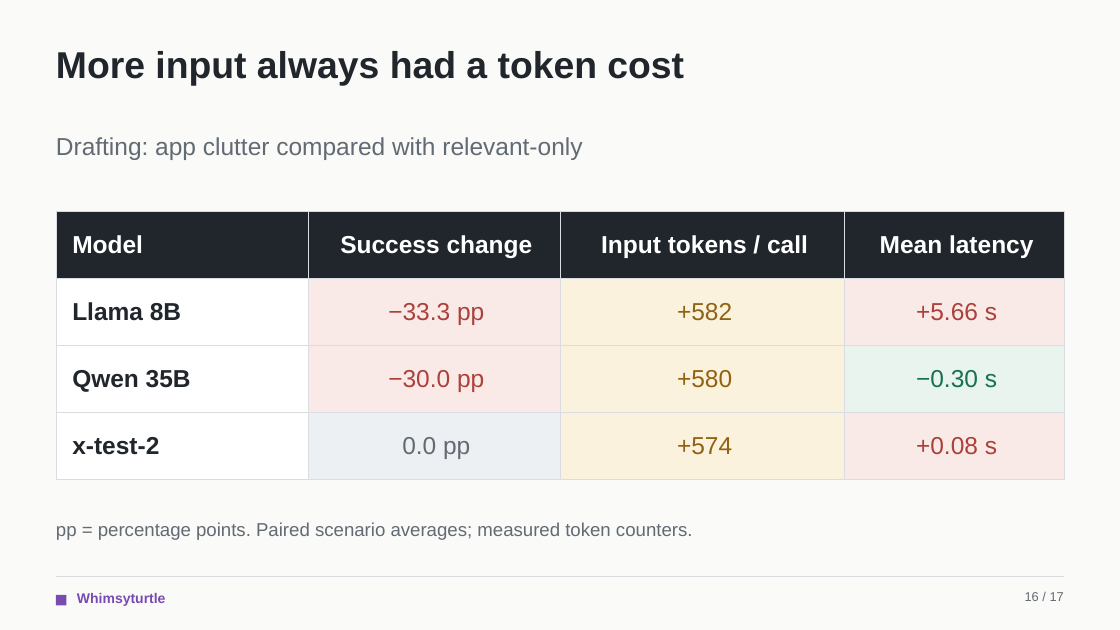
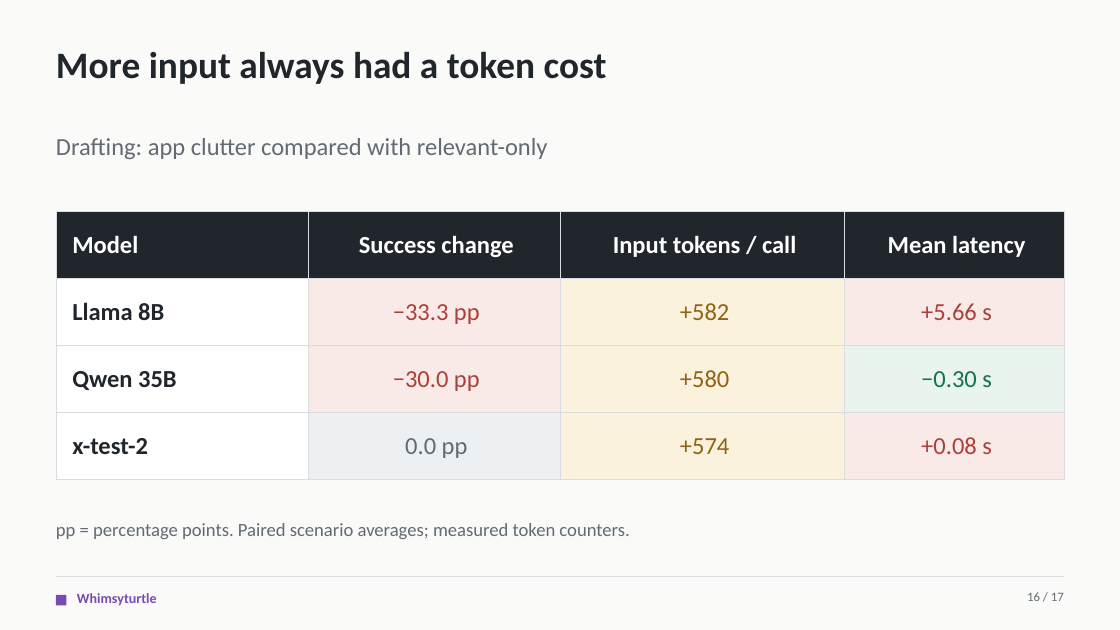
Before and after one commit to CS3227-2610-MP4-Relay/CS3227-2610-MP4, a slide deck: slide 16 of presentations/Relay-MP4.pptx. Drawn at 1120x630 pixels with LibreOffice and Linux fonts; fonts in the diff are those of the drawing. Boxes give left, top, right and bottom in pixels: in the first picture for what was removed or moved away, otherwise in the second. Text is boxed around its words. In the diff, an @@ line names an element or a change of style, - is before the commit and + after.

Commit message:
docs: Use Calibri in the MP4 presentation

```diff
--- a/presentations/Relay-MP4.pptx
+++ b/presentations/Relay-MP4.pptx
@@ table at [56,211,1065,479] @@
@@ font Arial to Calibri @@
@@ font Arial to Calibri in 5 elements at [56,51,607,84], [77,593,157,605], [1027,592,1064,601], [56,138,548,159], [56,523,629,539] @@
```
Also in this commit, not shown: 16 other slides changed, 1 other file.
